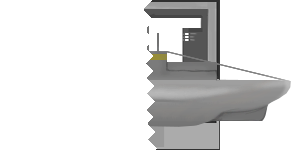
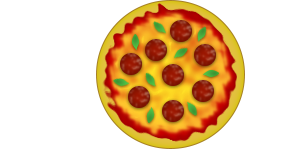
Two versions of the same layered image (300×150). Layer-by-layer changes:
hid "l" over [left=96, top=0, right=157, bottom=150]
added group "Pizza" with 22 layers above "croissant" over [left=96, top=0, right=245, bottom=149]
added layer "Ellipse 6 Kopie 4" in group "Pizza" over [left=113, top=77, right=130, bottom=87]
added layer "Ellipse 6 Kopie 2" in group "Pizza" over [left=153, top=21, right=166, bottom=34]
added layer "Ellipse 5 Kopie 7" in group "Pizza" over [left=192, top=80, right=214, bottom=102]
added layer "Ellipse 5 Kopie 6" in group "Pizza" over [left=162, top=100, right=184, bottom=122]
added layer "Ellipse 5 Kopie 8" in group "Pizza" over [left=170, top=20, right=192, bottom=42]
added layer "Ellipse 5 Kopie 5" in group "Pizza" over [left=162, top=64, right=184, bottom=86]
added layer "Ellipse 5 Kopie 4" in group "Pizza" over [left=128, top=86, right=150, bottom=108]
added layer "Ellipse 5 Kopie 3" in group "Pizza" over [left=194, top=44, right=216, bottom=66]
added layer "Ellipse 5 Kopie 2" in group "Pizza" over [left=145, top=39, right=167, bottom=61]
added layer "Ellipse 5" in group "Pizza" over [left=120, top=53, right=142, bottom=75]
added layer "Ebene 9" (55%) in group "Pizza" over [left=106, top=10, right=234, bottom=138]
added layer "Ellipse 5 Kopie 9" in group "Pizza" over [left=106, top=9, right=234, bottom=138]
added layer "Ellipse 4" in group "Pizza" over [left=102, top=3, right=237, bottom=142]
added layer "Ellipse 3" in group "Pizza" over [left=96, top=0, right=245, bottom=149]
hid group "uboat" (4 layers) over [left=96, top=15, right=291, bottom=127]
hid "Form 5 Kopie 3" over [left=146, top=26, right=291, bottom=127]
hid group "Laptop" (12 layers) over [left=96, top=0, right=233, bottom=150]
hid "Ellipse 1 Kopie 2" over [left=144, top=0, right=220, bottom=150]
hid group "Uhr" (3 layers) over [left=96, top=0, right=246, bottom=149]
…and 7 more changes (7 added)
